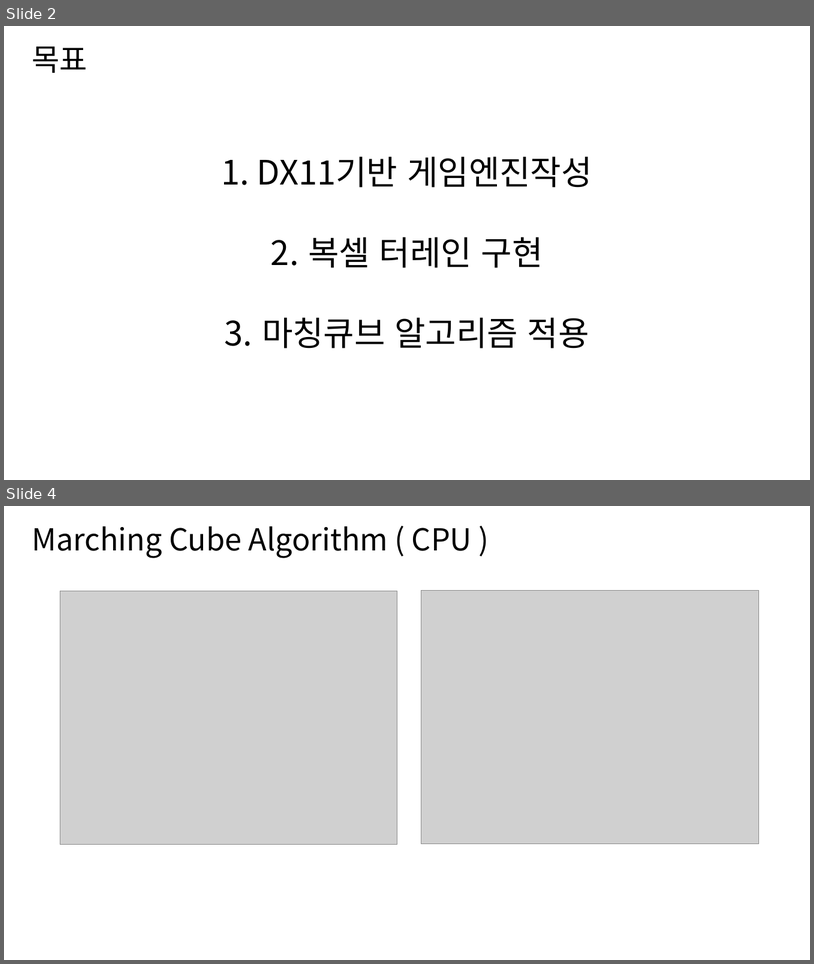
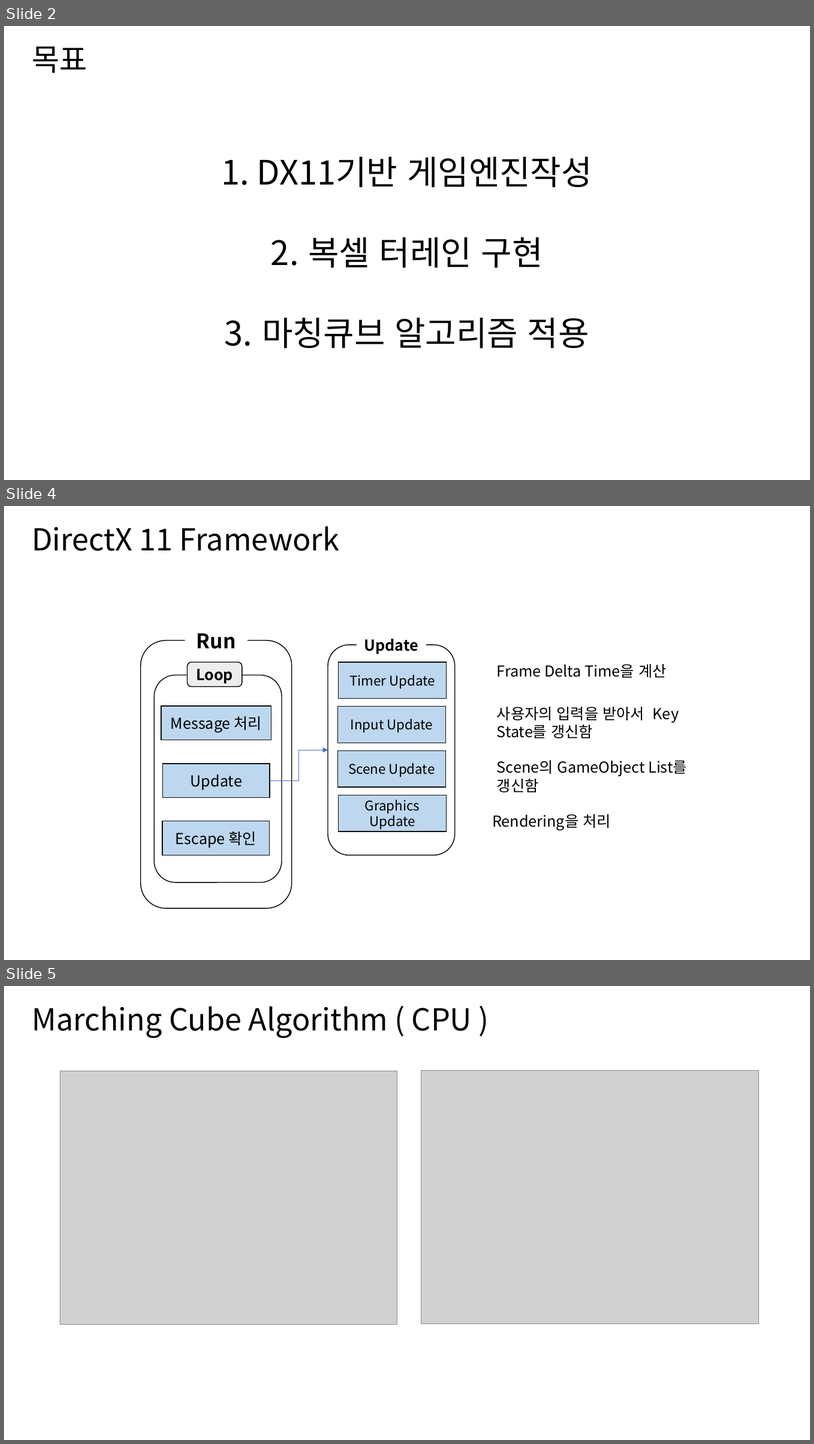
Before and after one commit to jh931223/JHEngine, a slide deck: Voxel Terrain Engine 최종발표.pptx. Shown one above the other, each under a label of ours: slides 2 and 4 before the commit, slides 2, 4 and 5 after it; the slides between them are not shown. The pictures are 814x964 and 814x1444 pixels, drawn with LibreOffice and Linux fonts; fonts in the diff are those of the drawing; grey boxes stand for pictures. Boxes give left, top, right and bottom in pixels: in the first picture for what was removed or moved away, otherwise in the second. Text is boxed around its words. In the diff, an @@ line names an element or a change of style, - is before the commit and + after.

```diff
--- a/Voxel Terrain Engine 최종발표.pptx
+++ b/Voxel Terrain Engine 최종발표.pptx
@@ slide 4 added at bbox=[4, 506, 810, 960], background #FFFFFF @@
@@ title added at bbox=[32, 526, 339, 551], 36 pt, text #000000 @@
+DirectX 11 Framework
@@ rounded rectangle added at bbox=[185, 628, 247, 652], fill #FFFFFF, outline #FFFFFF 1 pt, 24 pt, text #000000, bold @@
+Run
@@ rounded rectangle added at bbox=[141, 640, 292, 908], fill #FFFFFF, outline #000000 1 pt @@
@@ rounded rectangle added at bbox=[328, 645, 455, 855], fill #FFFFFF, outline #000000 1 pt @@
@@ rounded rectangle added at bbox=[357, 633, 426, 657], fill #FFFFFF, outline #FFFFFF 1 pt, 18 pt, text #000000, bold @@
+Update
@@ rounded rectangle added at bbox=[188, 662, 242, 686], fill #EDEDED, outline #000000 1 pt, 18 pt, text #000000, bold @@
+Loop
@@ rectangle added at bbox=[339, 662, 446, 699], fill #BDD7EE, outline #0D0D0D 1 pt, 16 pt, text #000000 @@
+Timer Update
@@ text added at bbox=[497, 664, 666, 678], 18 pt, text #000000 @@
+Frame Delta Time을 계산
@@ rounded rectangle added at bbox=[154, 675, 282, 882], fill #FFFFFF, outline #000000 1 pt @@
@@ rectangle added at bbox=[161, 706, 272, 739], fill #BDD7EE, outline #0D0D0D 1 pt, 18 pt, text #000000 @@
+Message 처리
@@ rectangle added at bbox=[338, 706, 446, 742], fill #BDD7EE, outline #0D0D0D 1 pt, 16 pt, text #000000 @@
+Input Update
@@ text added at bbox=[497, 706, 679, 738], 18 pt, text #000000 @@
+사용자의 입력을 받아서 Key State를 갱신함
@@ elbow arrow added from (270, 781) to (328, 750), #4472C4 0.5 pt @@
@@ rectangle added at bbox=[338, 750, 446, 787], fill #BDD7EE, outline #0D0D0D 1 pt, 16 pt, text #000000 @@
+Scene Update
@@ rectangle added at bbox=[163, 764, 270, 798], fill #BDD7EE, outline #0D0D0D 1 pt, 18 pt, text #000000 @@
+Update
@@ text added at bbox=[497, 760, 687, 792], 18 pt, text #000000 @@
+Scene의 GameObject List를 갱신함
@@ rectangle added at bbox=[339, 795, 446, 831], fill #BDD7EE, outline #0D0D0D 1 pt, 16 pt, text #000000 @@
+Graphics Update
@@ rectangle added at bbox=[162, 821, 270, 855], fill #BDD7EE, outline #0D0D0D 1 pt, 18 pt, text #000000 @@
+Escape 확인
@@ text added at bbox=[492, 814, 611, 830], 18 pt, text #000000 @@
+Rendering을 처리
@@ what was slide 4 is now slide 5 @@
```
Also in this commit, not shown: 1 slide changed, 2 other files.
